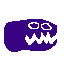
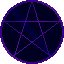
Two versions of the same layered image (w=64, h=64). Layer-by-layer changes:
hid "stand 4" over [3, 18, 58, 53]
added layer "effect" above "backup" over [0, 0, 64, 64]
